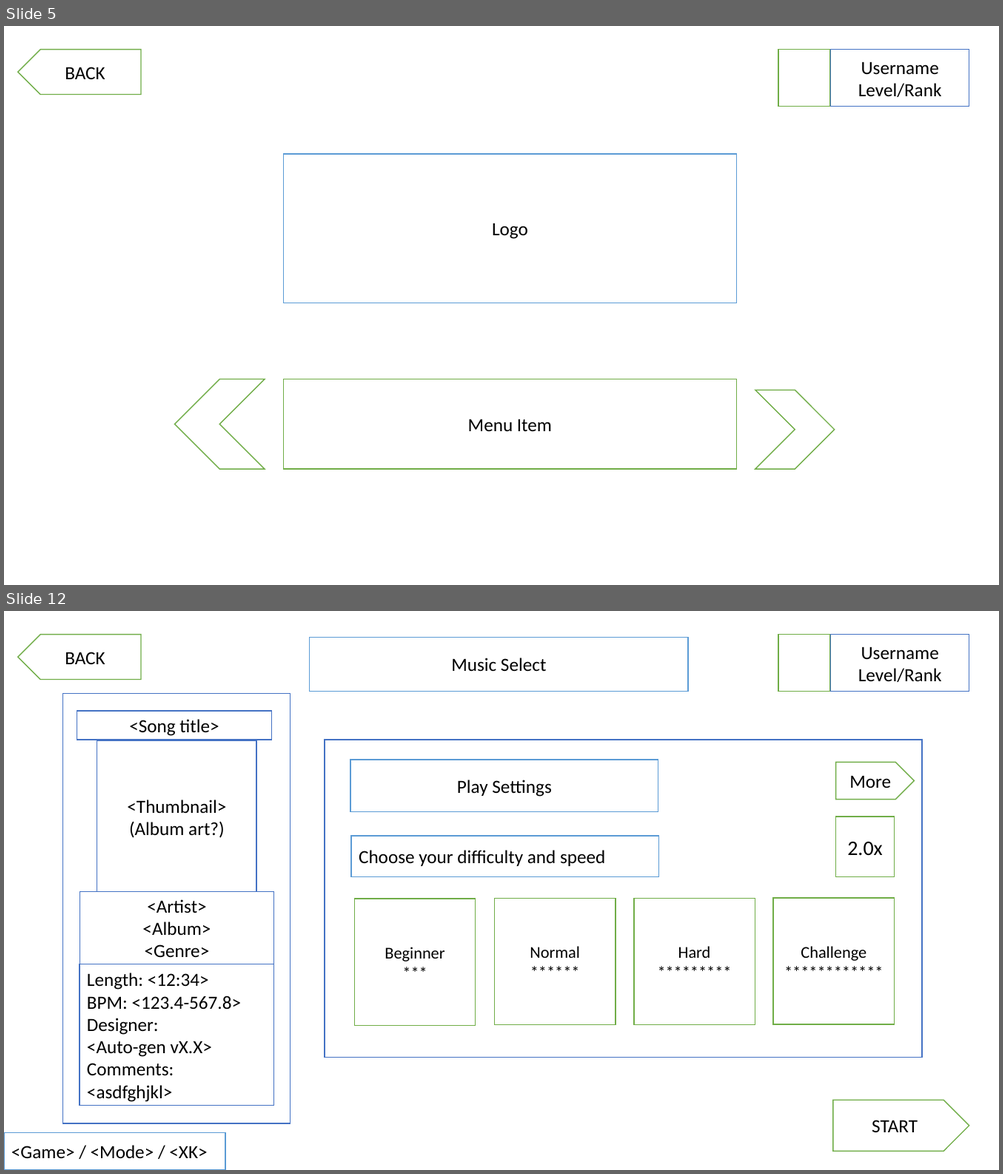
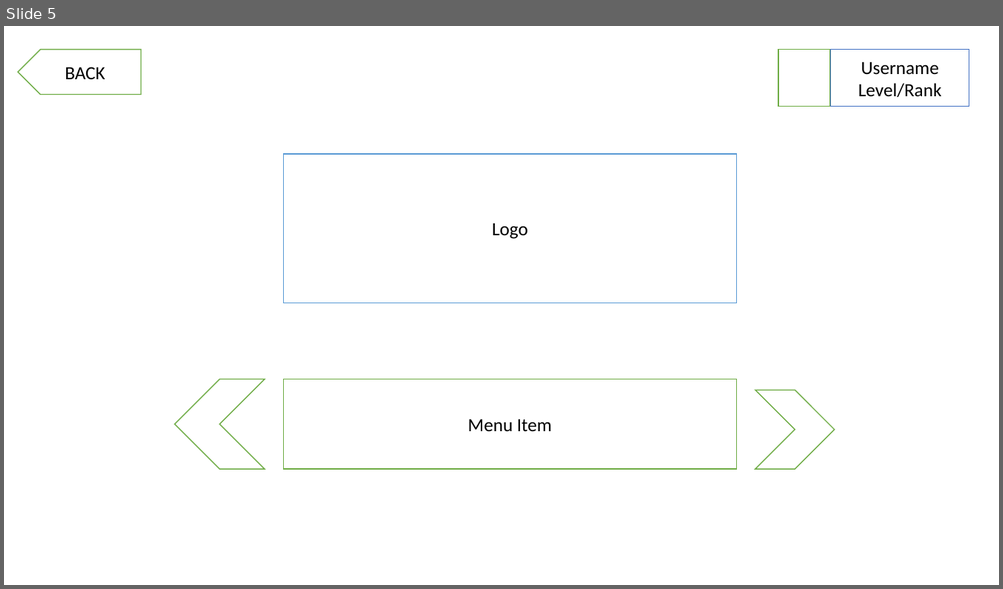
Before and after one commit to OliverMontor/beats2, a slide deck: beats2/Docs/Beats2 - Design Spec.pptx. Shown one above the other, each under a label of ours: slides 5 and 12 before the commit, slide 5 after it; the slides between them are not shown. The pictures are 1003x1174 and 1003x589 pixels, drawn with LibreOffice and Linux fonts; fonts in the diff are those of the drawing. Boxes give left, top, right and bottom in pixels: in the first picture for what was removed or moved away, otherwise in the second. Text is boxed around its words. In the diff, an @@ line names an element or a change of style, - is before the commit and + after.

```diff
--- a/beats2/Docs/Beats2 - Design Spec.pptx
+++ b/beats2/Docs/Beats2 - Design Spec.pptx
@@ slide 12 removed at (4,611,999,1170), background #FFFFFF @@
@@ pentagon arrow removed at (18,634,142,679) @@
-BACK
@@ rectangle removed at (309,637,688,692) @@
-Music Select
@@ rectangle removed at (779,634,830,691) @@
@@ rectangle removed at (831,634,970,691) @@
-Username
-Level/Rank
@@ rectangle removed at (63,693,290,1124) @@
@@ rectangle removed at (77,711,271,740) @@
-<Song title>
@@ rectangle removed at (97,741,257,893) @@
-<Thumbnail>
-(Album art?)
@@ rectangle removed at (325,740,922,1058) @@
@@ rectangle removed at (350,760,657,812) @@
-Play Settings
@@ pentagon arrow removed at (836,763,914,800) @@
-More
@@ rectangle removed at (836,817,894,877) @@
-2.0x
@@ rectangle removed at (351,836,658,877) @@
-Choose your difficulty and speed
@@ rectangle removed at (79,892,273,965) @@
-<Artist>
-<Album>
-<Genre>
@@ rectangle removed at (355,899,475,1026) @@
-Beginner
-***
@@ rectangle removed at (494,898,615,1025) @@
-Normal
-******
@@ rectangle removed at (634,898,754,1025) @@
-Hard
-*********
@@ rectangle removed at (774,898,894,1025) @@
-Challenge
-************
@@ rectangle removed at (79,965,273,1105) @@
-Length: <12:34>
-BPM: <123.4-567.8>
-Designer:
-<Auto-gen vX.X>
-Comments:
-<asdfghjkl>
@@ pentagon arrow removed at (833,1100,969,1152) @@
-START
@@ rectangle removed at (4,1133,225,1170) @@
-<Game> / <Mode> / <XK>
```
Also in this commit, not shown: 18 slides changed, 5 other slides removed, 7 other files.
